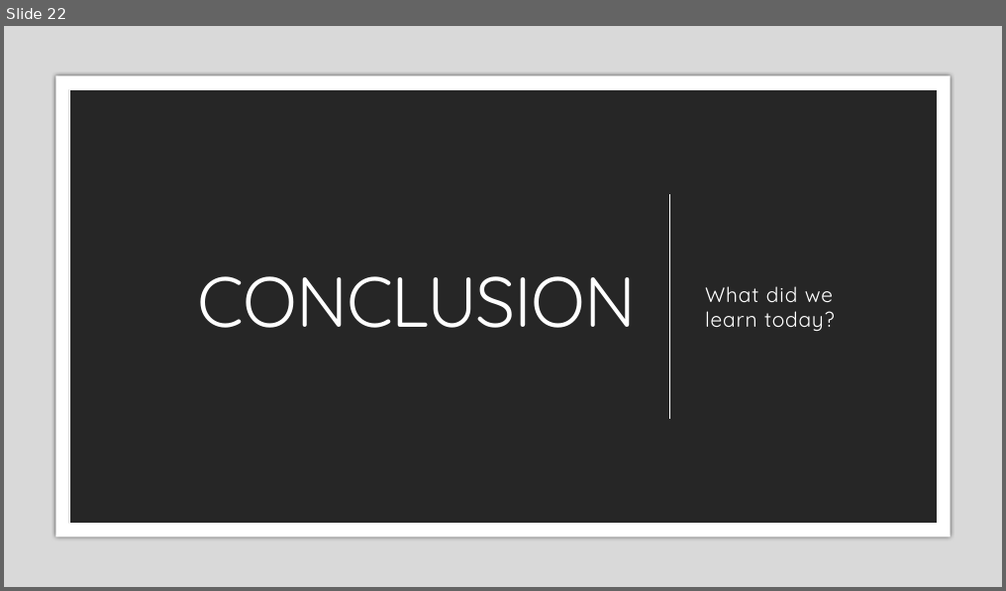
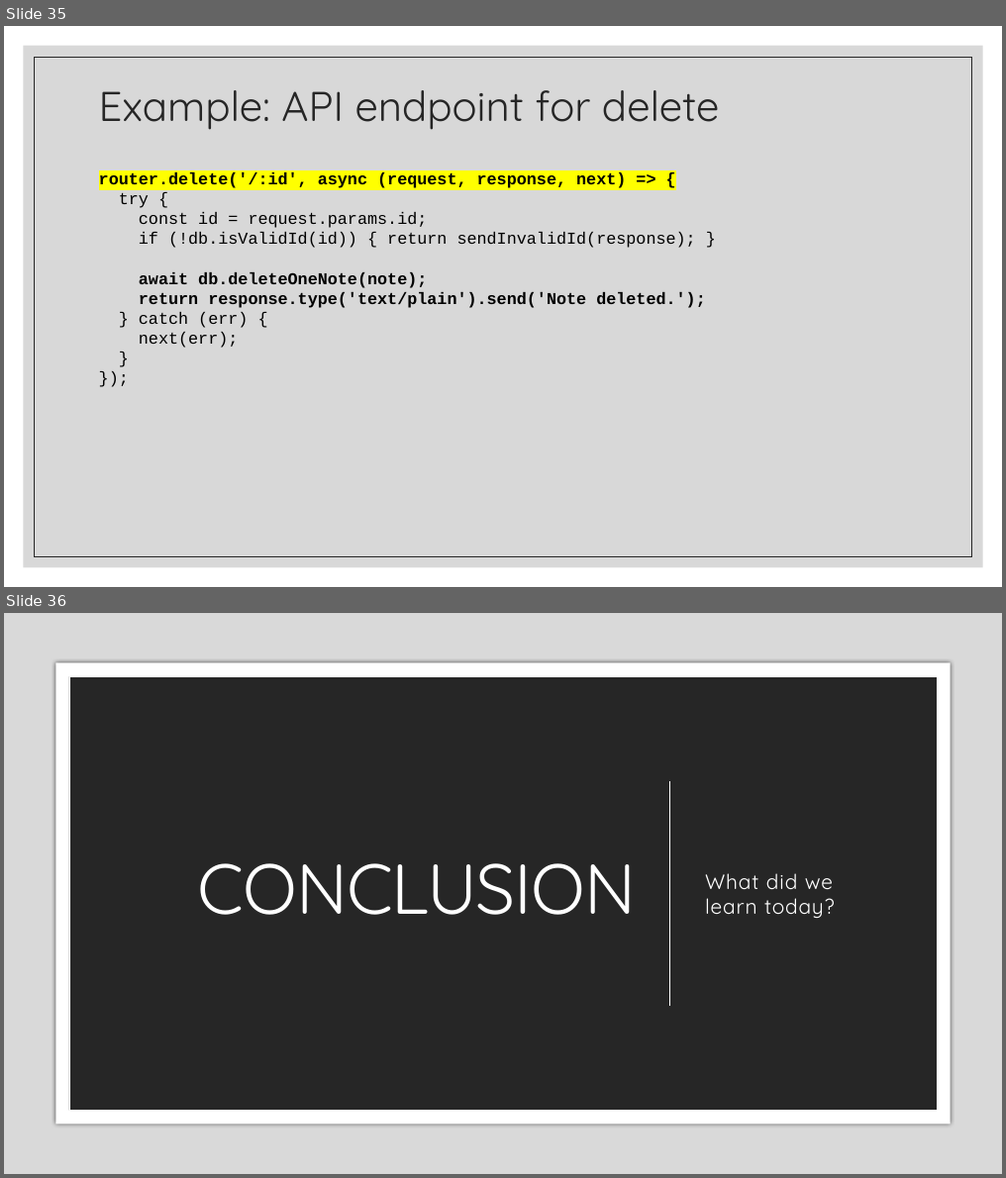
Before and after one commit to zackstotts/base-node-curriculum, a slide deck: unit_03/slides/02 MongoDB & Node.pptx. Shown one above the other, each under a label of ours: slide 22 before the commit, slides 35 and 36 after it. The pictures are 1006x591 and 1006x1178 pixels, drawn with LibreOffice and Linux fonts; fonts in the diff are those of the drawing. Boxes give left, top, right and bottom in pixels: in the first picture for what was removed or moved away, otherwise in the second. Text is boxed around its words. In the diff, an @@ line names an element or a change of style, - is before the commit and + after.

```diff
--- a/unit_03/slides/02 MongoDB & Node.pptx
+++ b/unit_03/slides/02 MongoDB & Node.pptx
@@ slide 35 added at (4,26,1002,587), background #FFFFFF @@
@@ rectangle added at (24,46,983,568), fill #BFBFBF at 60% opacity @@
@@ rectangle added at (35,57,972,557), outline #262626 0.5 pt @@
@@ title added at (99,90,720,130), 40 pt, text #262626 @@
+Example: API endpoint for delete
@@ text added at (99,172,706,348), 16 pt, text #000000, bold @@
+router.delete('/:id', async (request, response, next) => {
+try {
+const id = request.params.id;
+if (!db.isValidId(id)) { return sendInvalidId(response); }
+await db.deleteOneNote(note);
+return response.type('text/plain').send('Note deleted.');
+} catch (err) {
+next(err);
+}
+});
@@ what was slide 22 is now slide 36 @@
```
Also in this commit, not shown: 7 slides changed, 14 other slides added, 1 slide removed.
